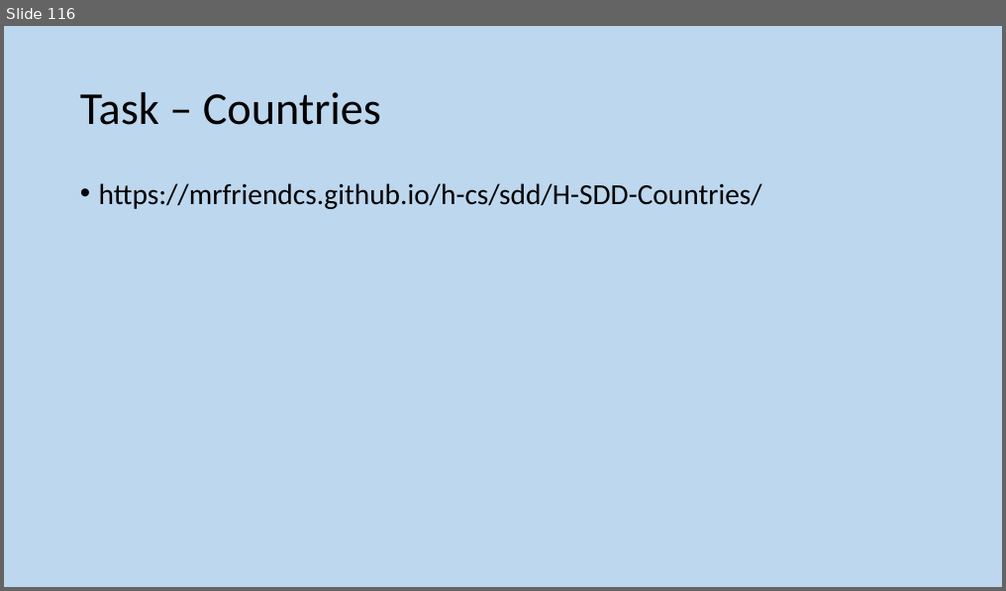
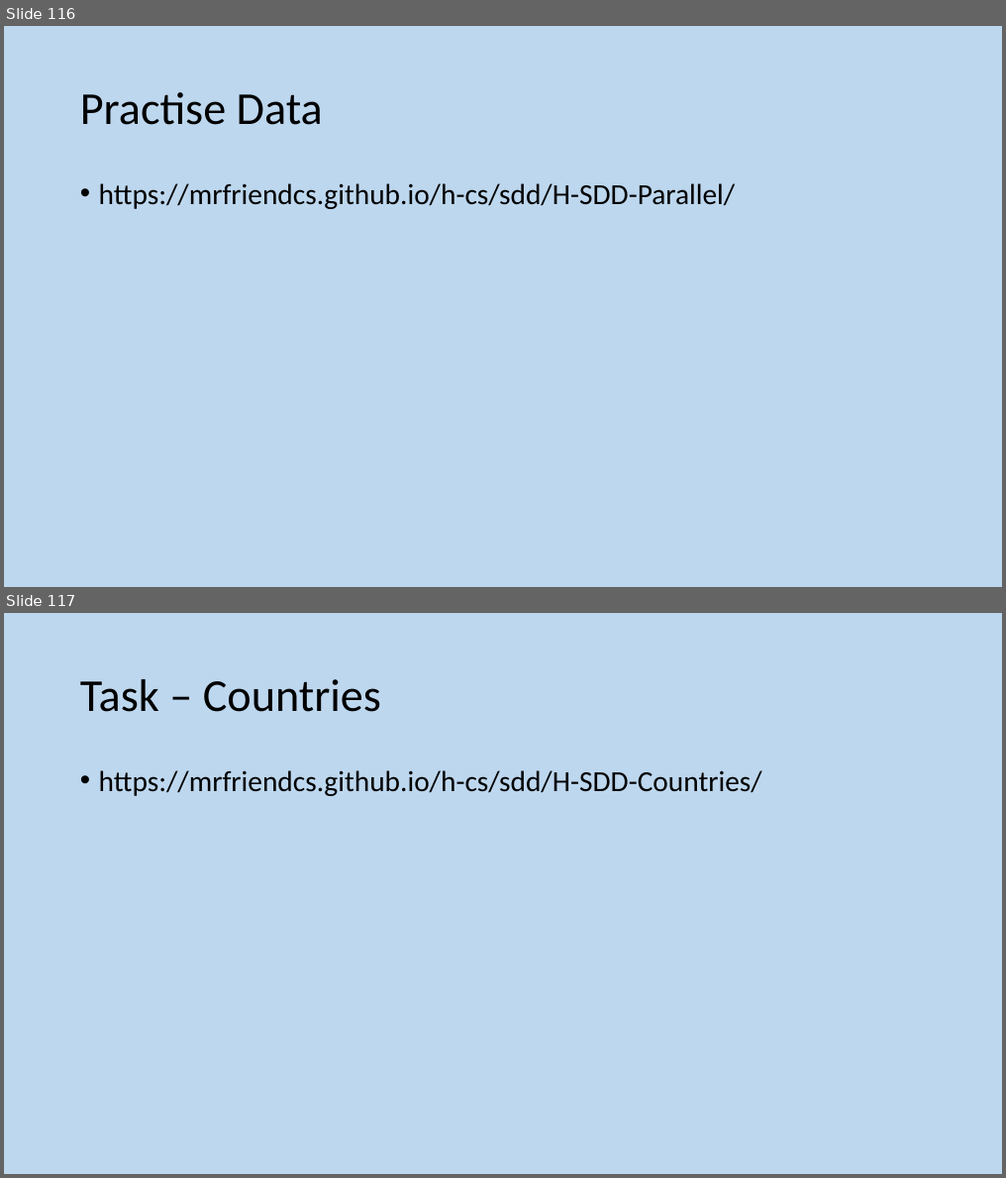
Before and after one commit to MrFriendCS/MrFriendCS.github.io, a slide deck: h-cs/sdd/H CS SDD Slides.pptx. Shown one above the other, each under a label of ours: slide 116 before the commit, slides 116 and 117 after it. The pictures are 1006x591 and 1006x1178 pixels, drawn with LibreOffice and Linux fonts; fonts in the diff are those of the drawing. Boxes give left, top, right and bottom in pixels: in the first picture for what was removed or moved away, otherwise in the second. Text is boxed around its words. In the diff, an @@ line names an element or a change of style, - is before the commit and + after.

```diff
--- a/h-cs/sdd/H CS SDD Slides.pptx
+++ b/h-cs/sdd/H CS SDD Slides.pptx
@@ slide 116 added at <box>4,26,1002,587</box>, background #BDD7EE @@
@@ title added at <box>80,92,323,125</box>, 44 pt, text #000000 @@
+Practise Data
@@ text added at <box>99,183,736,209</box>, 28 pt, text #000000 @@
+• https://mrfriendcs.github.io/h-cs/sdd/H-SDD-Parallel/
@@ what was slide 116 is now slide 117 @@
```
Also in this commit, not shown: 1 other file.
